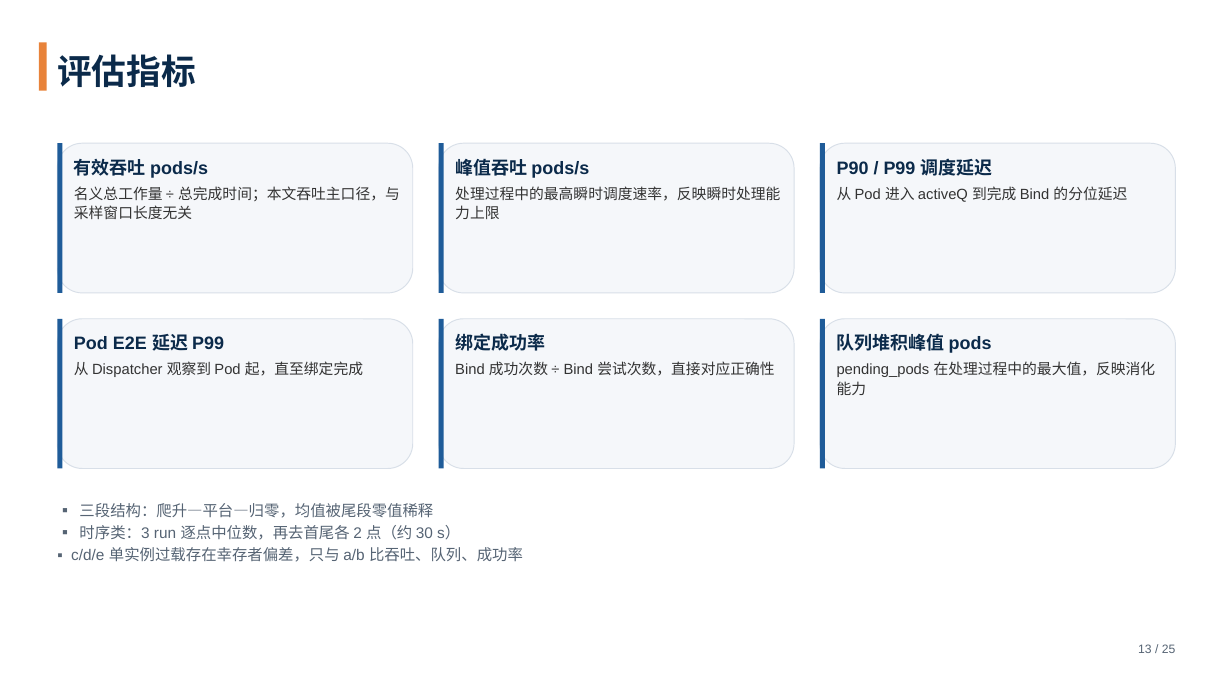
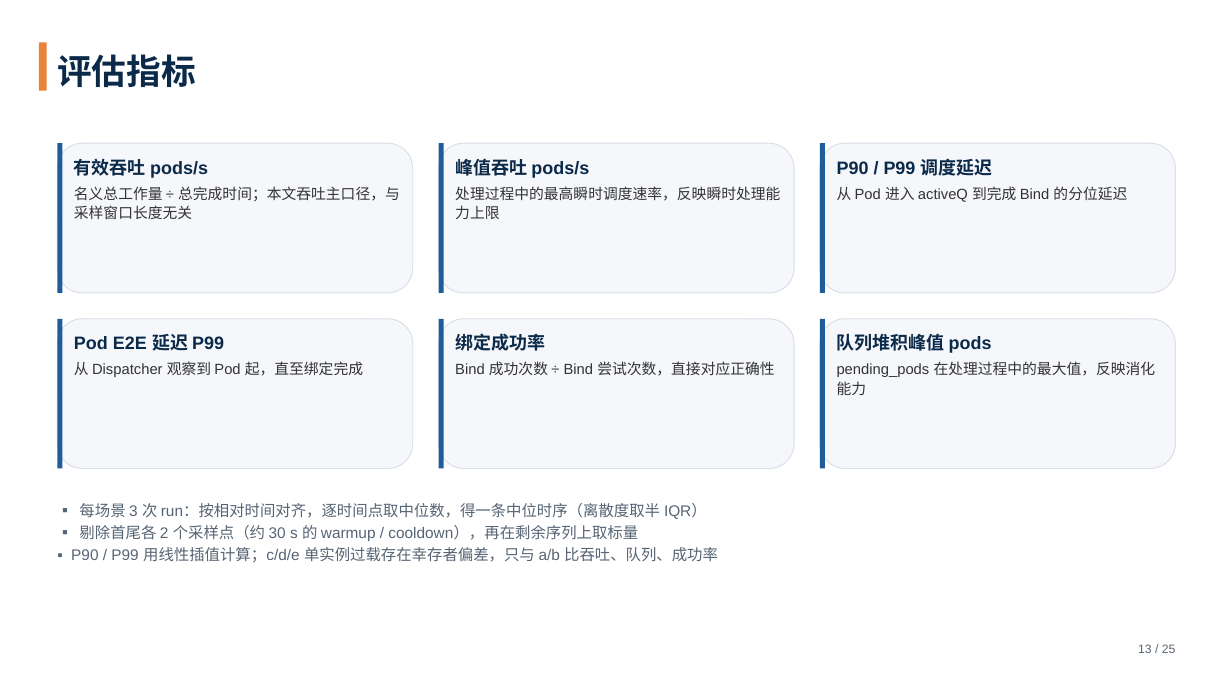
Before and after one commit to tengfei86/godel-scheduler, a slide deck: slide 13 of docs/thesis/defense/答辩PPT-基于etcd的分布式Kubernetes调度器.pptx. Drawn at 1232x693 pixels with LibreOffice and Linux fonts; fonts in the diff are those of the drawing. Boxes give left, top, right and bottom in pixels: in the first picture for what was removed or moved away, otherwise in the second. Text is boxed around its words. In the diff, an @@ line names an element or a change of style, - is before the commit and + after.

```diff
--- a/docs/thesis/defense/答辩PPT-基于etcd的分布式Kubernetes调度器.pptx
+++ b/docs/thesis/defense/答辩PPT-基于etcd的分布式Kubernetes调度器.pptx
@@ text at (x1=71, y1=503, x2=718, y2=563): text changed @@
-▪ 三段结构：爬升—平台—归零，均值被尾段零值稀释
-▪ 时序类：3 run 逐点中位数，再去首尾各 2 点（约 30 s）
-▪ c/d/e 单实例过载存在幸存者偏差，只与 a/b 比吞吐、队列、成功率
+▪ 每场景 3 次 run：按相对时间对齐，逐时间点取中位数，得一条中位时序（离散度取半 IQR）
+▪ 剔除首尾各 2 个采样点（约 30 s 的 warmup / cooldown），再在剩余序列上取标量
+▪ P90 / P99 用线性插值计算；c/d/e 单实例过载存在幸存者偏差，只与 a/b 比吞吐、队列、成功率
```
Also in this commit, not shown: 3 other files.
